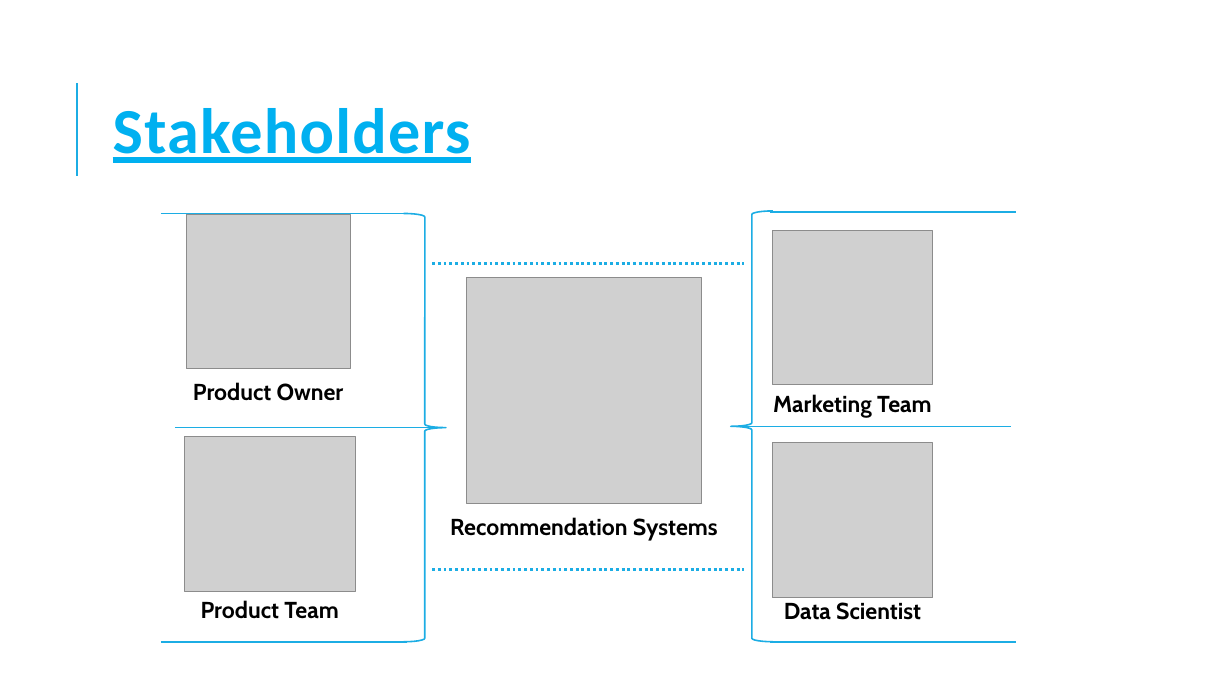
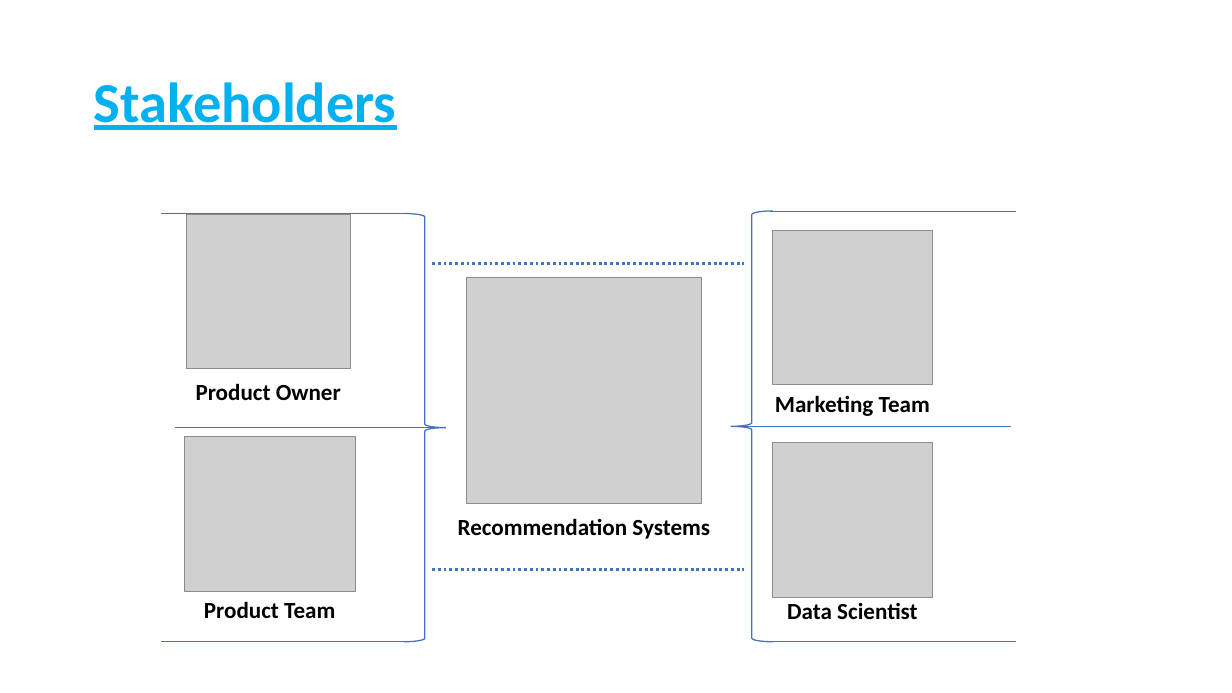
Before and after one commit to H-Rumenya/Group_2_P4_Project, a slide deck: slide 5 of Non-Technical Presentation.pptx. Drawn at 1232x693 pixels with LibreOffice and Linux fonts; fonts in the diff are those of the drawing; grey boxes stand for pictures. Boxes give left, top, right and bottom in pixels: in the first picture for what was removed or moved away, otherwise in the second. Text is boxed around its words. In the diff, an @@ line names an element or a change of style, - is before the commit and + after.

```diff
--- a/Non-Technical Presentation.pptx
+++ b/Non-Technical Presentation.pptx
@@ title "Stakeholders": place and size @@
-title "Stakeholders" at [113, 108, 471, 163]
+title "Stakeholders" at [94, 82, 396, 130]
@@ title "Stakeholders" at [94, 82, 396, 130]: size 50 to 44 pt, letter spacing 1 to 0 pt; line spacing 0.8 to 0.9 @@
@@ line removed from (77, 176) to (77, 83) @@
@@ line (161, 213) - (407, 213): stroke #1CADE4 1.25 pt to #4472C4 1 pt @@
@@ right brace at [404, 213, 446, 642]: outline #1CADE4 1.25 pt to #4472C4 1 pt @@
@@ left brace at [731, 211, 774, 641]: outline #1CADE4 1.25 pt to #4472C4 1 pt @@
@@ line (771, 212) - (1017, 212): stroke #1CADE4 1.25 pt to #4472C4 1 pt @@
@@ line (433, 263) - (744, 263): stroke #1CADE4 2.25 pt dashed to #4472C4 2.25 pt dashed @@
@@ line (175, 428) - (436, 428): stroke #1CADE4 1.25 pt to #4472C4 1 pt @@
@@ line (743, 427) - (1011, 427): stroke #1CADE4 1.25 pt to #4472C4 1 pt @@
@@ line (433, 570) - (744, 570): stroke #1CADE4 2.25 pt dashed to #4472C4 2.25 pt dashed @@
@@ font Cabin to Calibri in 5 elements at [458, 518, 710, 539], [204, 601, 335, 618], [196, 383, 341, 400], [775, 395, 930, 416], [787, 603, 918, 619] @@
@@ line (161, 642) - (407, 642): stroke #1CADE4 1.25 pt to #4472C4 1 pt @@
@@ line (771, 642) - (1017, 642): stroke #1CADE4 1.25 pt to #4472C4 1 pt @@
```
Also in this commit, not shown: 6 other slides changed, 4 slides added, 1 slide removed.
